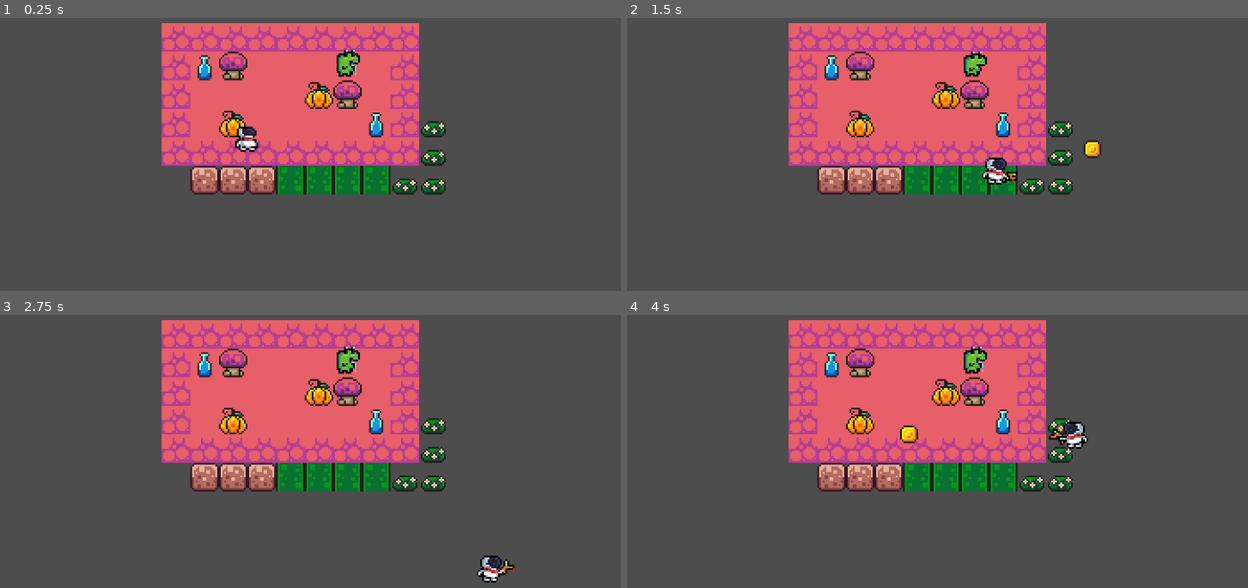
Above: before the commit, frames 1-4 (two rows, left to right).
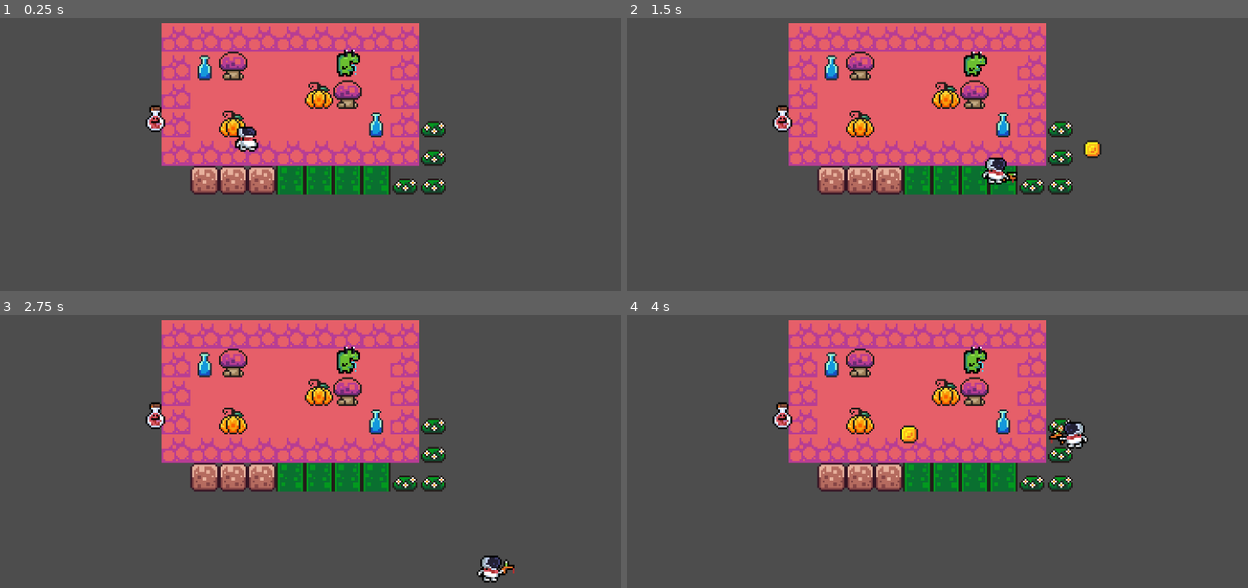
Above: after the commit, the same moments.

Repository: A-somenumbers/SpaceGameSBGJ
Game: Godot game, scene res://scenes/game_scene.tscn
The game is run twice, just before and just after one commit, with the same random seed, the same clock (stepped at 60 frames per second) and the same inputs.
Inputs:
- Up to frame 1 (0.25 s): no input
- Up to frame 2 (1.5 s): hold Right (move_right) 0.53-1.28 s; tap T (attack) at 0.6, 1.35 s; hold S (move_down) from 1.28 s (still down)
- Up to frame 3 (2.75 s): release S (move_down) at 2.03 s; hold Right (move_right) from 2.03 s (still down); tap T (attack) at 2.1 s
- Up to frame 4 (4 s): release Right (move_right) at 2.78 s; hold Up (move_up) 2.78-3.53 s; tap T (attack) at 2.85, 3.6 s; hold Left (move_left) from 3.53 s (still down)

The runs differ from the first frame. In frame 1, 0.2% of the frame differs, in the area x 23-27%, y 32-42%; in frame 2, 0.2%; in frame 3, 0.2%; in frame 4, 0.2%.

Commit message:
added very basic scoring system, health pickups, & enemy damage onto the player

Diff:
--- a/space-quest---game-jam/scenes/game_scene.tscn
+++ b/space-quest---game-jam/scenes/game_scene.tscn
@@ -1,8 +1,9 @@
-[gd_scene load_steps=6 format=3 uid="uid://dq3jwhvp0x44n"]
+[gd_scene load_steps=7 format=3 uid="uid://dq3jwhvp0x44n"]
 
 [ext_resource type="PackedScene" uid="uid://cwuwdhuq7v0dt" path="res://scenes/player.tscn" id="1_ohxhq"]
 [ext_resource type="Texture2D" uid="uid://ceygyi8flwb3y" path="res://assets/sprites/world_tileset.png" id="1_vxaag"]
 [ext_resource type="PackedScene" uid="uid://t0i6il5kikp5" path="res://scenes/alien_g.tscn" id="3_memw1"]
+[ext_resource type="PackedScene" uid="uid://cm4jfol16ua2q" path="res://scenes/healthpot.tscn" id="4_id8eg"]
 
 [sub_resource type="TileSetAtlasSource" id="TileSetAtlasSource_h0ne3"]
 texture = ExtResource("1_vxaag")
@@ -157,3 +158,6 @@
 
 [node name="AlienG" parent="." instance=ExtResource("3_memw1")]
 position = Vector2(56, -42)
+
+[node name="healthpot" parent="." instance=ExtResource("4_id8eg")]
+position = Vector2(-52, -11)
--- /dev/null
+++ b/space-quest---game-jam/scenes/healthpot.tscn
@@ -0,0 +1,93 @@
+[gd_scene load_steps=14 format=3 uid="uid://cm4jfol16ua2q"]
+
+[ext_resource type="Texture2D" uid="uid://d132pslea1h32" path="res://assets/SBGJ_Assets/ABJ_HealthPotion-Sheet.png" id="1_5y6yn"]
+[ext_resource type="Script" path="res://scripts/healthpot.gd" id="1_fxve0"]
+
+[sub_resource type="AtlasTexture" id="AtlasTexture_5l3ts"]
+atlas = ExtResource("1_5y6yn")
+region = Rect2(0, 0, 16, 16)
+
+[sub_resource type="AtlasTexture" id="AtlasTexture_8yqfl"]
+atlas = ExtResource("1_5y6yn")
+region = Rect2(16, 0, 16, 16)
+
+[sub_resource type="AtlasTexture" id="AtlasTexture_rvhoe"]
+atlas = ExtResource("1_5y6yn")
+region = Rect2(32, 0, 16, 16)
+
+[sub_resource type="AtlasTexture" id="AtlasTexture_h1mkk"]
+atlas = ExtResource("1_5y6yn")
+region = Rect2(48, 0, 16, 16)
+
+[sub_resource type="AtlasTexture" id="AtlasTexture_m6h62"]
+atlas = ExtResource("1_5y6yn")
+region = Rect2(64, 0, 16, 16)
+
+[sub_resource type="AtlasTexture" id="AtlasTexture_m4d1n"]
+atlas = ExtResource("1_5y6yn")
+region = Rect2(80, 0, 16, 16)
+
+[sub_resource type="AtlasTexture" id="AtlasTexture_7uyfv"]
+atlas = ExtResource("1_5y6yn")
+region = Rect2(96, 0, 16, 16)
+
+[sub_resource type="AtlasTexture" id="AtlasTexture_xhxbq"]
+atlas = ExtResource("1_5y6yn")
+region = Rect2(112, 0, 16, 16)
+
+[sub_resource type="SpriteFrames" id="SpriteFrames_kpsn3"]
+animations = [{
+"frames": [{
+"duration": 1.0,
+"texture": SubResource("AtlasTexture_5l3ts")
+}, {
+"duration": 1.0,
+"texture": SubResource("AtlasTexture_8yqfl")
+}, {
+"duration": 1.0,
+"texture": SubResource("AtlasTexture_rvhoe")
+}, {
+"duration": 1.0,
+"texture": SubResource("AtlasTexture_h1mkk")
+}, {
+"duration": 1.0,
+"texture": SubResource("AtlasTexture_m6h62")
+}, {
+"duration": 1.0,
+"texture": SubResource("AtlasTexture_m4d1n")
+}, {
+"duration": 1.0,
+"texture": SubResource("AtlasTexture_7uyfv")
+}, {
+"duration": 1.0,
+"texture": SubResource("AtlasTexture_xhxbq")
+}],
+"loop": true,
+"name": &"default",
+"speed": 4.0
+}]
+
+[sub_resource type="RectangleShape2D" id="RectangleShape2D_avll8"]
+size = Vector2(11, 16)
+
+[sub_resource type="RectangleShape2D" id="RectangleShape2D_1wug4"]
+size = Vector2(7, 13)
+
+[node name="healthpot" type="CharacterBody2D"]
+script = ExtResource("1_fxve0")
+
+[node name="AnimatedSprite2D" type="AnimatedSprite2D" parent="."]
+sprite_frames = SubResource("SpriteFrames_kpsn3")
+frame_progress = 0.118628
+
+[node name="pickup_area" type="Area2D" parent="."]
+
+[node name="CollisionShape2D" type="CollisionShape2D" parent="pickup_area"]
+position = Vector2(0.5, 0)
+shape = SubResource("RectangleShape2D_avll8")
+
+[node name="CollisionShape2D" type="CollisionShape2D" parent="."]
+position = Vector2(0, 1)
+shape = SubResource("RectangleShape2D_1wug4")
+
+[connection signal="body_entered" from="pickup_area" to="." method="_on_pickup_area_body_entered"]
--- a/space-quest---game-jam/scripts/alien_g.gd
+++ b/space-quest---game-jam/scripts/alien_g.gd
@@ -40,7 +40,7 @@
 	var damage
 	if body.has_method("proj"):
 		print("gleep :D")
-		damage = 50
+		damage = Global.damage
 		take_damage(damage)
 
 func take_damage(damage):
@@ -50,4 +50,9 @@
 
 func death():
 	dead = true;
+	Global.score += 100
 	queue_free()
+
+#references for other aspects
+func enemy():
+	pass
--- a/space-quest---game-jam/scripts/global.gd
+++ b/space-quest---game-jam/scripts/global.gd
@@ -1,3 +1,10 @@
 extends Node
 
 var player_current_attack = false
+var score = 0
+var damage = 50
+var mode = 0
+
+func _physics_process(delta: float) -> void:
+	#print(score)
+	pass
--- /dev/null
+++ b/space-quest---game-jam/scripts/healthpot.gd
@@ -0,0 +1,10 @@
+extends CharacterBody2D
+
+
+
+func _on_pickup_area_body_entered(body: Node2D) -> void:
+	if body.has_method("player"):
+		self.queue_free()
+
+func hp():
+	pass
--- a/space-quest---game-jam/scripts/player_movement.gd
+++ b/space-quest---game-jam/scripts/player_movement.gd
@@ -24,6 +24,9 @@
 func _on_player_hbox_body_entered(body: Node2D) -> void:
 	if body.has_method("enemy"):
 		enemy_attackRange = true
+	if body.has_method("hp"):
+		health += 20
+		print(health)
 
 
 func _on_player_hbox_body_exited(body: Node2D) -> void:
@@ -35,7 +38,8 @@
 		health = health - 20
 		attack_cooldown = false
 		$attack_cooldown.start()
-		print("player took damage")
+		print("player took damage, now at: ")
+		print(health)
 
 func player():
 	pass
--- a/space-quest---game-jam/scenes/enemy.tscn
+++ b/space-quest---game-jam/stuff not in the game but I am too scared to delete/enemy.tscn
@@ -1,6 +1,6 @@
 [gd_scene load_steps=11 format=3 uid="uid://biboxqrtc1j3p"]
 
-[ext_resource type="Script" path="res://scripts/enemy2d.gd" id="1_swi1w"]
+[ext_resource type="Script" path="res://stuff not in the game but I am too scared to delete/enemy2d.gd" id="1_swi1w"]
 [ext_resource type="Texture2D" uid="uid://bkcfinr6tc6d1" path="res://assets/sprites/slime_green.png" id="2_31i6g"]
 
 [sub_resource type="AtlasTexture" id="AtlasTexture_ofyvb"]
Renamed: space-quest---game-jam/scripts/enemy2d.gd -> space-quest---game-jam/stuff not in the game but I am too scared to delete/enemy2d.gd
